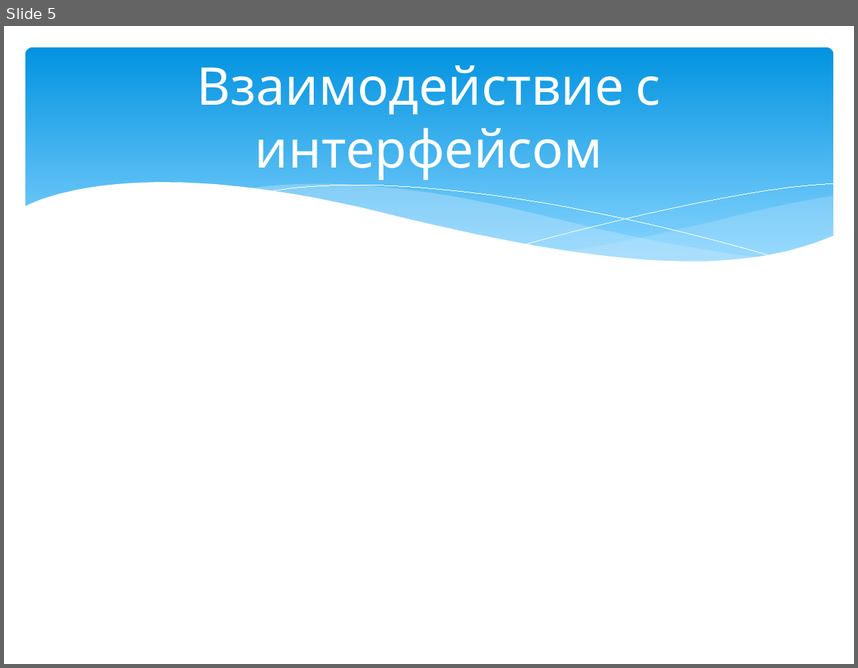
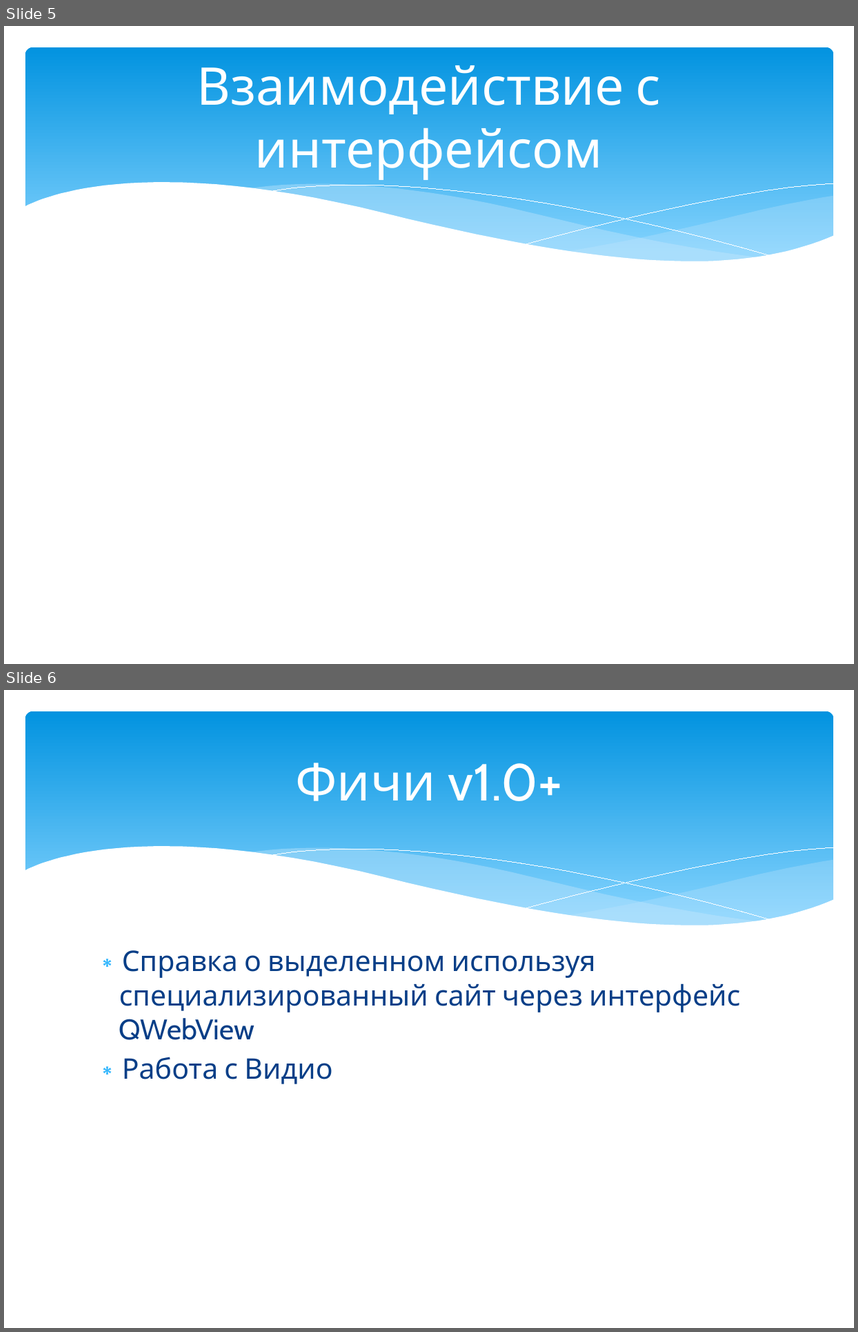
Before and after one commit to GVA-error/eduEnReader, a slide deck: Documentation/aboutClasses.pptx. Shown one above the other, each under a label of ours: slide 5 before the commit, slides 5 and 6 after it. The pictures are 858x668 and 858x1332 pixels, drawn with LibreOffice and Linux fonts; fonts in the diff are those of the drawing. Boxes give left, top, right and bottom in pixels: in the first picture for what was removed or moved away, otherwise in the second. Text is boxed around its words. In the diff, an @@ line names an element or a change of style, - is before the commit and + after.

```diff
--- a/Documentation/aboutClasses.pptx
+++ b/Documentation/aboutClasses.pptx
@@ slide 6 added at <box>4,690,854,1328</box>, background #FFFFFF; not listed: 6 template elements that a slide beside it also shows @@
@@ title added at <box>295,762,563,801</box>, 44 pt, text #FFFFFF @@
+Фичи v1.0+
@@ text added at <box>119,950,740,1084</box>, 24 pt, text #073E87 @@
+∗ Справка о выделенном используя специализированный сайт через интерфейс QWebView
+∗ Работа с Видио
```
Also in this commit, not shown: 1 slide changed, 11 other files.
